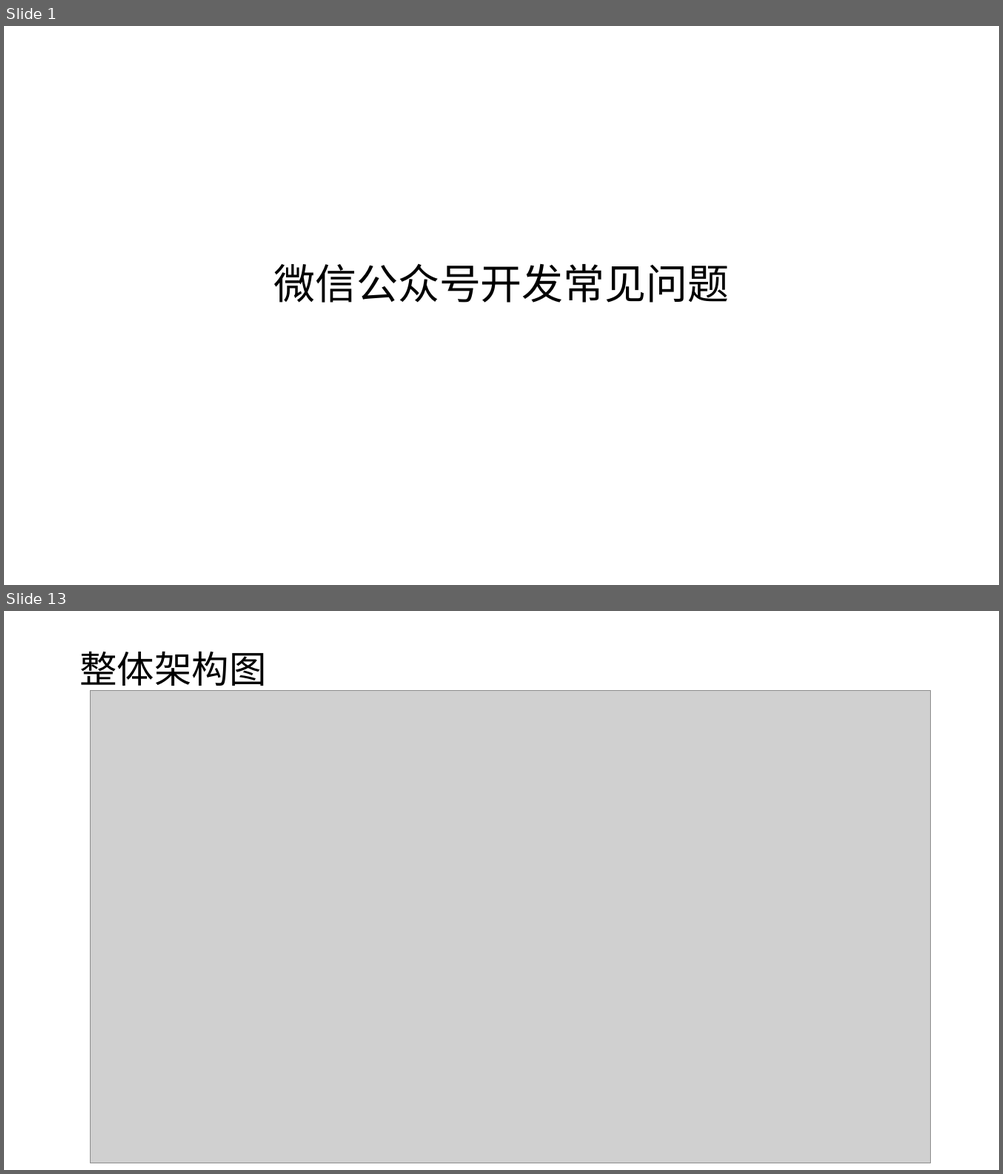
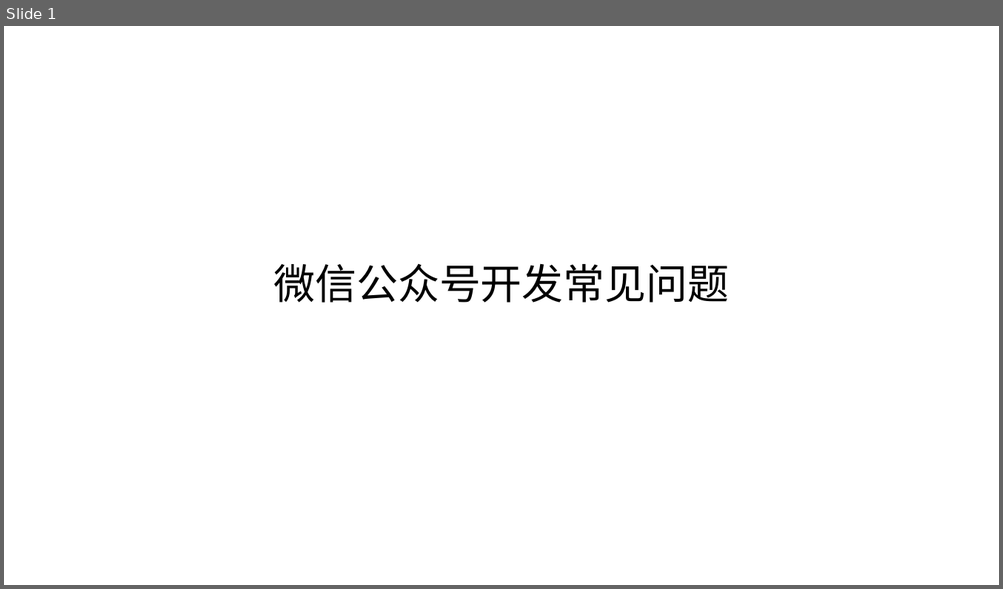
Before and after one commit to edu2act/course-wechat-and-miniprogram, a slide deck: 公众号开发常见问题.pptx. Shown one above the other, each under a label of ours: slides 1 and 13 before the commit, slide 1 after it; the slides between them are not shown. The pictures are 1003x1174 and 1003x589 pixels, drawn with LibreOffice and Linux fonts; fonts in the diff are those of the drawing; grey boxes stand for pictures. Boxes give left, top, right and bottom in pixels: in the first picture for what was removed or moved away, otherwise in the second. Text is boxed around its words. In the diff, an @@ line names an element or a change of style, - is before the commit and + after.

```diff
--- a/公众号开发常见问题.pptx
+++ b/公众号开发常见问题.pptx
@@ slide 13 removed at (4, 611, 999, 1170), background #FFFFFF @@
@@ title removed at (79, 651, 266, 692) @@
-整体架构图
@@ picture removed at (90, 691, 930, 1164) @@
```
Also in this commit, not shown: 1 slide changed, 60 other files.
